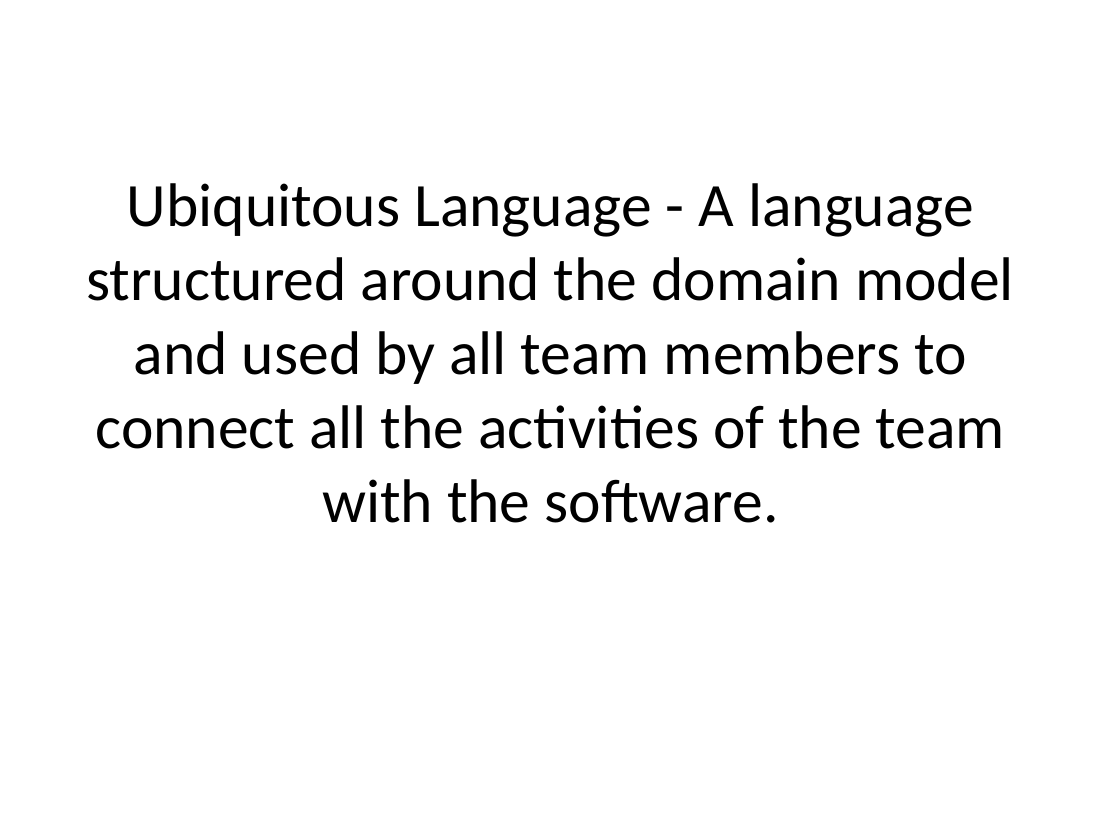
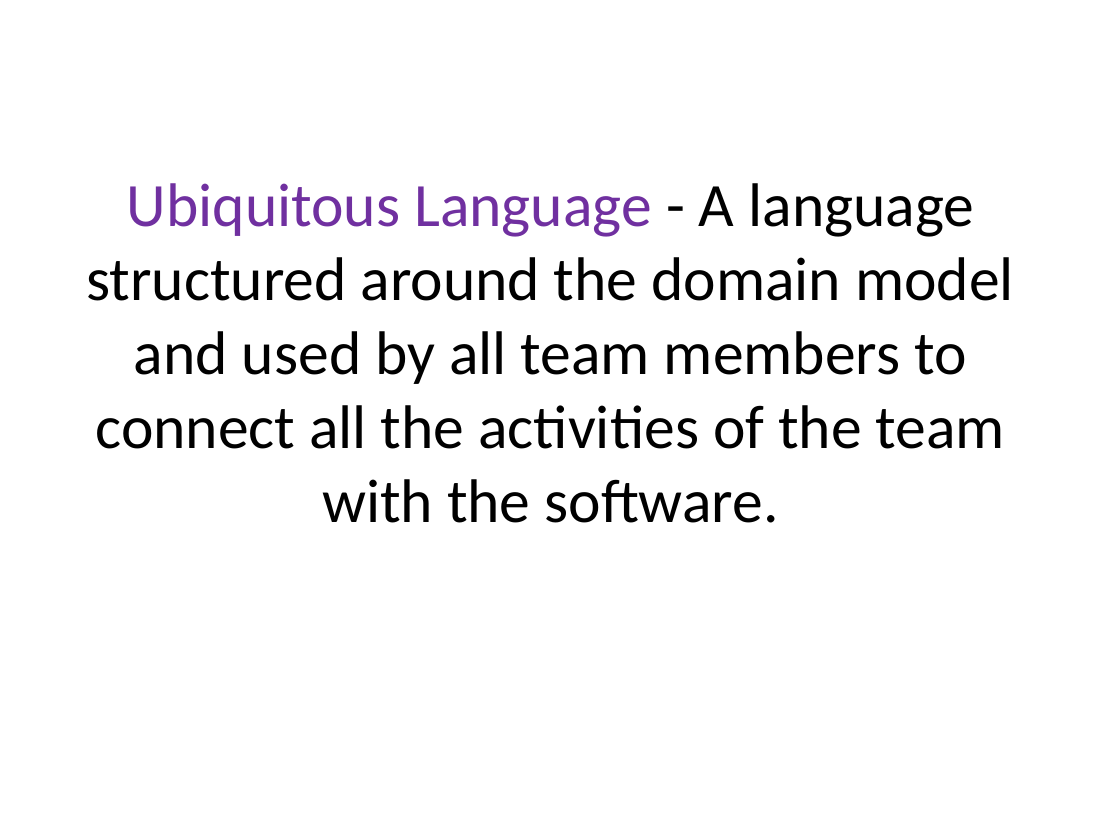
Before and after one commit to arturtv/dddpresentation, a slide deck: slide 15 of Domain-DrivenDesign.A.Trosin.pptx. Drawn at 1120x840 pixels with LibreOffice and Linux fonts; fonts in the diff are those of the drawing. Boxes give left, top, right and bottom in pixels: in the first picture for what was removed or moved away, otherwise in the second. Text is boxed around its words. In the diff, an @@ line names an element or a change of style, - is before the commit and + after.

```diff
--- a/Domain-DrivenDesign.A.Trosin.pptx
+++ b/Domain-DrivenDesign.A.Trosin.pptx
@@ title "Ubiquitous Language - A language ..." at bbox=[86, 183, 1014, 523]: text colour #000000 to #7030A0 in "Ubiquitous Language" @@
```
